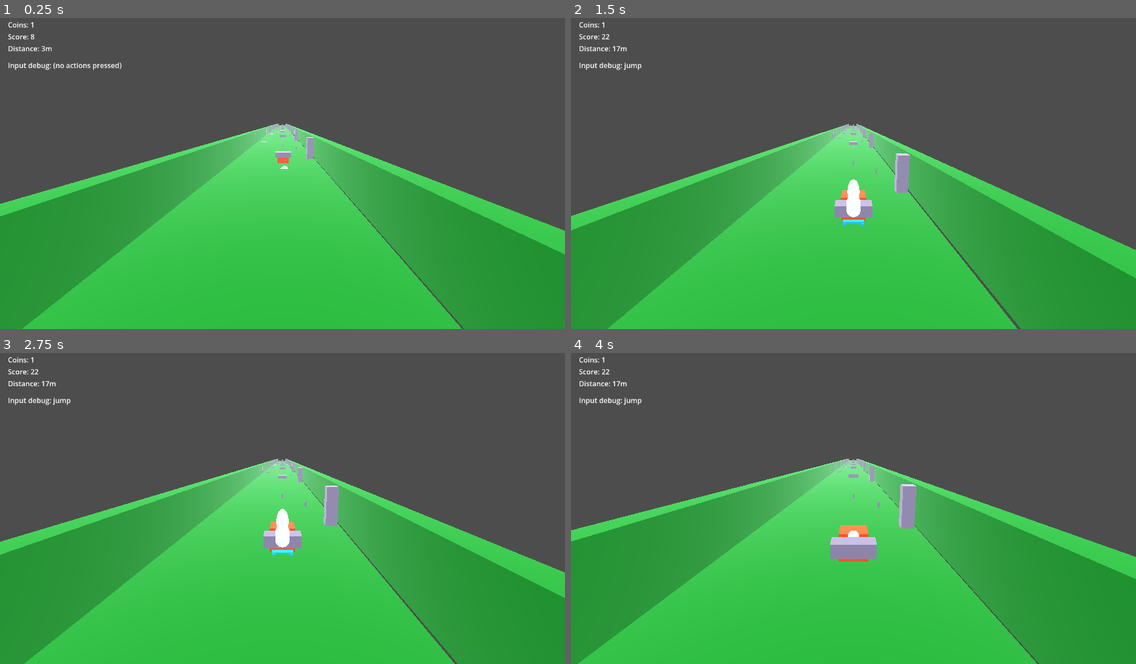
Above: before the commit, frames 1-4 (two rows, left to right).
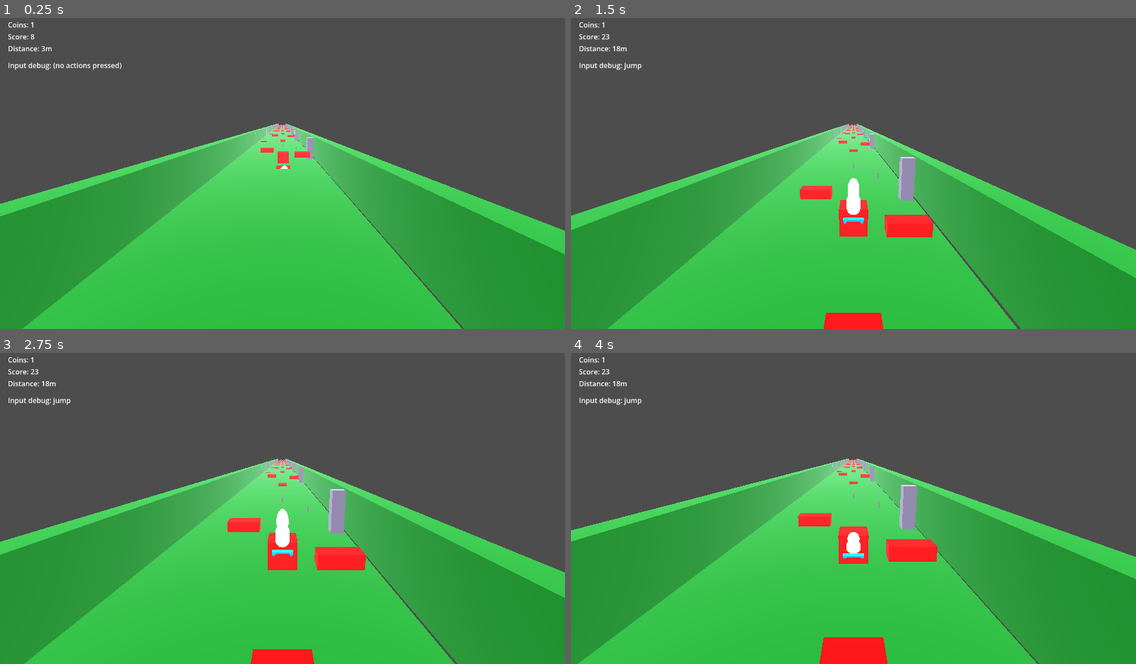
Above: after the commit, the same moments.

Repository: AlexXaya/SkateKnight
Game: Godot game, scene res://scenes/main.tscn
Two runs of this game, one before a commit and one after it. Both use one fixed random seed, a clock stepped at 60 frames per second and the inputs below.
Inputs:
- Up to frame 1 (0.25 s): no input
- Up to frame 2 (1.5 s): hold Up from 0.53 s (still down); tap Shift (boost) at 0.6 s; tap W (jump) at 0.77 s; tap S (slide) at 1.35 s
- Up to frame 3 (2.75 s): keep holding Up; tap W (jump) at 1.52 s; tap Space at 2.1 s
- Up to frame 4 (4 s): keep holding Up; tap Enter at 2.75 s; tap Shift (boost) at 2.85 s; tap W (jump) at 3.02, 3.77 s; tap Space at 3.5 s; tap S (slide) at 3.6 s

The runs differ from the first frame. In frame 1, 0.3% of the frame differs, in the area x 46-55%, y 34-49%; in frame 2, 2.7%; in frame 3, 2.6%; in frame 4, 2.9%, in the area x 0-100%, y 5-100%.

Commit message:
Make obstacles visible and spread across lanes
Adds a red toon obstacle material and applies it to obstacle meshes. Repositions/adds obstacles so all four lanes are used and edge clipping is reduced.

Made-with: Cursor

Diff:
--- /dev/null
+++ b/materials/obstacle_red.tres
@@ -0,0 +1,12 @@
+[gd_resource type="ShaderMaterial" format=3 uid="uid://d0obstaclered0001"]
+
+[ext_resource type="Shader" path="res://materials/toon.gdshader" id="1_1d3o5"]
+
+[resource]
+shader = ExtResource("1_1d3o5")
+shader_parameter/albedo = Color(0.9, 0.12, 0.12, 1)
+shader_parameter/shadow_tint = Color(0.35, 0.08, 0.08, 1)
+shader_parameter/shade_threshold = 0.5
+shader_parameter/shade_softness = 0.08
+shader_parameter/rim_strength = 0.45
+shader_parameter/rim_power = 3.0
--- a/scenes/main.tscn
+++ b/scenes/main.tscn
@@ -10,6 +10,7 @@
 [ext_resource type="Script" path="res://scripts/input_setup.gd" id="9_inputsetup"]
 [ext_resource type="Script" path="res://scripts/pause_menu.gd" id="10_pausemenu"]
 [ext_resource type="PackedScene" path="res://scenes/player/player.tscn" id="8_3p0h1"]
+[ext_resource type="Material" path="res://materials/obstacle_red.tres" id="10_obred"]
 
 [sub_resource type="ShaderMaterial" id="ShaderMaterial_6c6b8"]
 shader = ExtResource("6_2h3to")
@@ -18,15 +19,6 @@
 shader_parameter/shade_threshold = 0.45
 shader_parameter/shade_softness = 0.07
 shader_parameter/rim_strength = 0.45
-shader_parameter/rim_power = 3.0
-
-[sub_resource type="ShaderMaterial" id="ShaderMaterial_cub"]
-shader = ExtResource("6_2h3to")
-shader_parameter/albedo = Color(0.9, 0.45, 0.25, 1)
-shader_parameter/shadow_tint = Color(0.35, 0.18, 0.12, 1)
-shader_parameter/shade_threshold = 0.5
-shader_parameter/shade_softness = 0.08
-shader_parameter/rim_strength = 0.35
 shader_parameter/rim_power = 3.0
 
 [sub_resource type="BoxShape3D" id="BoxShape3D_cub"]
@@ -57,7 +49,7 @@
 
 [node name="MeshInstance3D" type="MeshInstance3D" parent="Cub"]
 mesh = SubResource("BoxMesh_cub")
-surface_material_override/0 = SubResource("ShaderMaterial_cub")
+surface_material_override/0 = ExtResource("10_obred")
 
 [node name="Player" parent="." instance=ExtResource("8_3p0h1")]
 transform = Transform3D(1, 0, 0, 0, 1, 0, 0, 0, 1, 0, 1.1, 0)
--- a/scenes/track/chunk_straight.tscn
+++ b/scenes/track/chunk_straight.tscn
@@ -1,7 +1,8 @@
-[gd_scene load_steps=13 format=3 uid="uid://b7i1myns0ck1l"]
+[gd_scene load_steps=14 format=3 uid="uid://b7i1myns0ck1l"]
 
 [ext_resource type="Shader" path="res://materials/toon.gdshader" id="1_0gk1p"]
 [ext_resource type="Script" path="res://scripts/pickup_coin.gd" id="2_oj5y5"]
+[ext_resource type="Material" path="res://materials/obstacle_red.tres" id="3_obred"]
 
 [sub_resource type="ShaderMaterial" id="ShaderMaterial_floor"]
 shader = ExtResource("1_0gk1p")
@@ -132,7 +133,7 @@
 [node name="Obstacles" type="Node3D" parent="."]
 
 [node name="RubbleLow" type="StaticBody3D" parent="Obstacles"]
-transform = Transform3D(1, 0, 0, 0, 1, 0, 0, 0, 1, 3, 0.5, 10)
+transform = Transform3D(1, 0, 0, 0, 1, 0, 0, 0, 1, 3, 0.65, 10)
 
 [node name="CollisionShape3D" type="CollisionShape3D" parent="Obstacles/RubbleLow"]
 shape = SubResource("BoxShape3D_low_obstacle")
@@ -140,10 +141,10 @@
 [node name="MeshInstance3D" type="MeshInstance3D" parent="Obstacles/RubbleLow"]
 mesh = SubResource("BoxMesh_column")
 scale = Vector3(1.4, 0.35, 1.4)
-surface_material_override/0 = SubResource("ShaderMaterial_ruin")
+surface_material_override/0 = ExtResource("3_obred")
 
 [node name="BeamHigh" type="StaticBody3D" parent="Obstacles"]
-transform = Transform3D(1, 0, 0, 0, 1, 0, 0, 0, 1, -1, 1.7, 18)
+transform = Transform3D(1, 0, 0, 0, 1, 0, 0, 0, 1, -3, 1.7, 18)
 
 [node name="CollisionShape3D" type="CollisionShape3D" parent="Obstacles/BeamHigh"]
 shape = SubResource("BoxShape3D_high_obstacle")
@@ -151,4 +152,26 @@
 [node name="MeshInstance3D" type="MeshInstance3D" parent="Obstacles/BeamHigh"]
 mesh = SubResource("BoxMesh_column")
 scale = Vector3(1.8, 0.18, 0.8)
-surface_material_override/0 = SubResource("ShaderMaterial_ruin")
+surface_material_override/0 = ExtResource("3_obred")
+
+[node name="RubbleLow_Lane2" type="StaticBody3D" parent="Obstacles"]
+transform = Transform3D(1, 0, 0, 0, 1, 0, 0, 0, 1, -1, 0.65, 14)
+
+[node name="CollisionShape3D" type="CollisionShape3D" parent="Obstacles/RubbleLow_Lane2"]
+shape = SubResource("BoxShape3D_low_obstacle")
+
+[node name="MeshInstance3D" type="MeshInstance3D" parent="Obstacles/RubbleLow_Lane2"]
+mesh = SubResource("BoxMesh_column")
+scale = Vector3(1.4, 0.35, 1.4)
+surface_material_override/0 = ExtResource("3_obred")
+
+[node name="BeamHigh_Lane3" type="StaticBody3D" parent="Obstacles"]
+transform = Transform3D(1, 0, 0, 0, 1, 0, 0, 0, 1, 1, 1.7, 22)
+
+[node name="CollisionShape3D" type="CollisionShape3D" parent="Obstacles/BeamHigh_Lane3"]
+shape = SubResource("BoxShape3D_high_obstacle")
+
+[node name="MeshInstance3D" type="MeshInstance3D" parent="Obstacles/BeamHigh_Lane3"]
+mesh = SubResource("BoxMesh_column")
+scale = Vector3(1.8, 0.18, 0.8)
+surface_material_override/0 = ExtResource("3_obred")
Not shown: 1 places in scenes/main.tscn that only renumber resources
